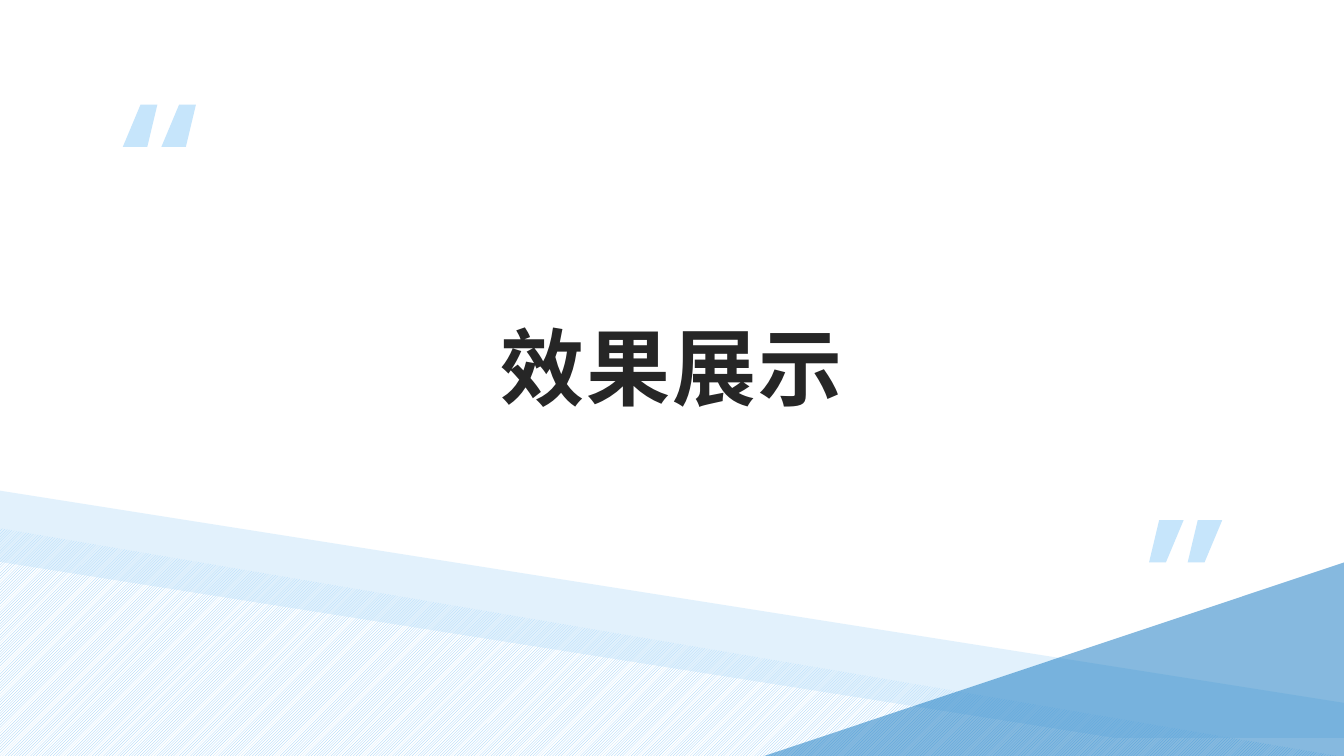
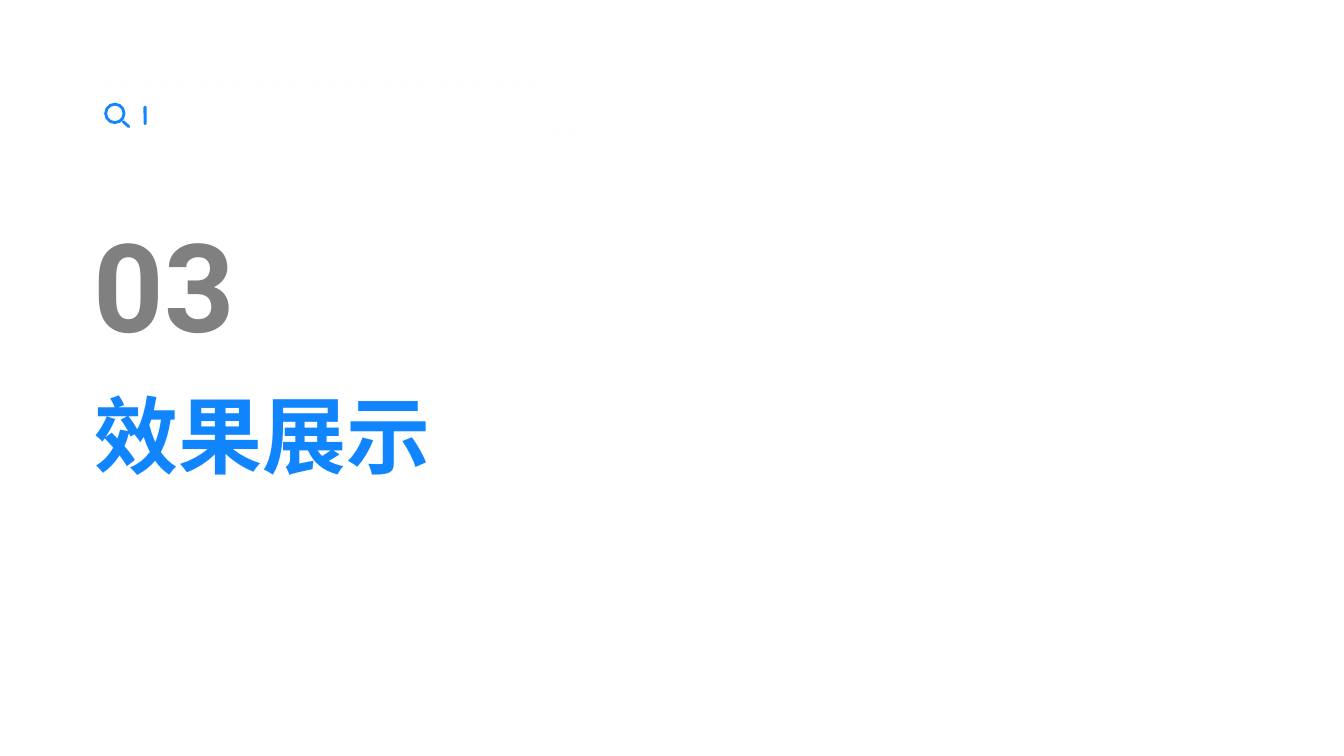
Before and after one commit to czyt1988/data-workbench, a slide deck: slide 15 of doc/DataWorkFlow-chart.pptx (slide 13 before the commit). Drawn at 1344x756 pixels with LibreOffice and Linux fonts; fonts in the diff are those of the drawing; background and template pictures are left out. Boxes give left, top, right and bottom in pixels: in the first picture for what was removed or moved away, otherwise in the second. Text is boxed around its words. In the diff, an @@ line names an element or a change of style, - is before the commit and + after.

```diff
--- a/doc/DataWorkFlow-chart.pptx
+++ b/doc/DataWorkFlow-chart.pptx
@@ rounded rectangle added at bbox=[84, 92, 547, 137], fill #FFFFFF @@
@@ ellipse added at bbox=[106, 104, 124, 122], outline #1185FE 2 pt @@
@@ freeform shape removed at bbox=[123, 105, 157, 147] @@
@@ line added from (145, 107) to (145, 124), #1185FE 2.25 pt @@
@@ freeform shape removed at bbox=[161, 105, 196, 147] @@
@@ line added from (123, 122) to (129, 127), #1185FE 2 pt @@
@@ text added at bbox=[94, 243, 235, 333], 88 pt, text #808080, bold @@
+03
@@ text "效果展示": place and size @@
-text "效果展示" at bbox=[501, 327, 843, 407]
+text "效果展示" at bbox=[95, 395, 431, 475]
@@ text "效果展示" at bbox=[95, 395, 431, 475]: font Arial to Noto Sans CJK SC, text colour #262626 to #1185FE, letter spacing 1.5 to 0 pt; alignment centre to left; line spacing 1.2 to 1; vertical alignment bottom to middle @@
@@ freeform shape removed at bbox=[0, 491, 1344, 738] @@
@@ right triangle removed at bbox=[0, 528, 1344, 756] @@
@@ freeform shape removed at bbox=[1149, 520, 1184, 563] @@
@@ freeform shape removed at bbox=[1188, 520, 1222, 563] @@
@@ right triangle removed at bbox=[761, 563, 1344, 756] @@
```
Also in this commit, not shown: 12 other slides changed, 9 slides added, 6 slides removed, 44 other files.
